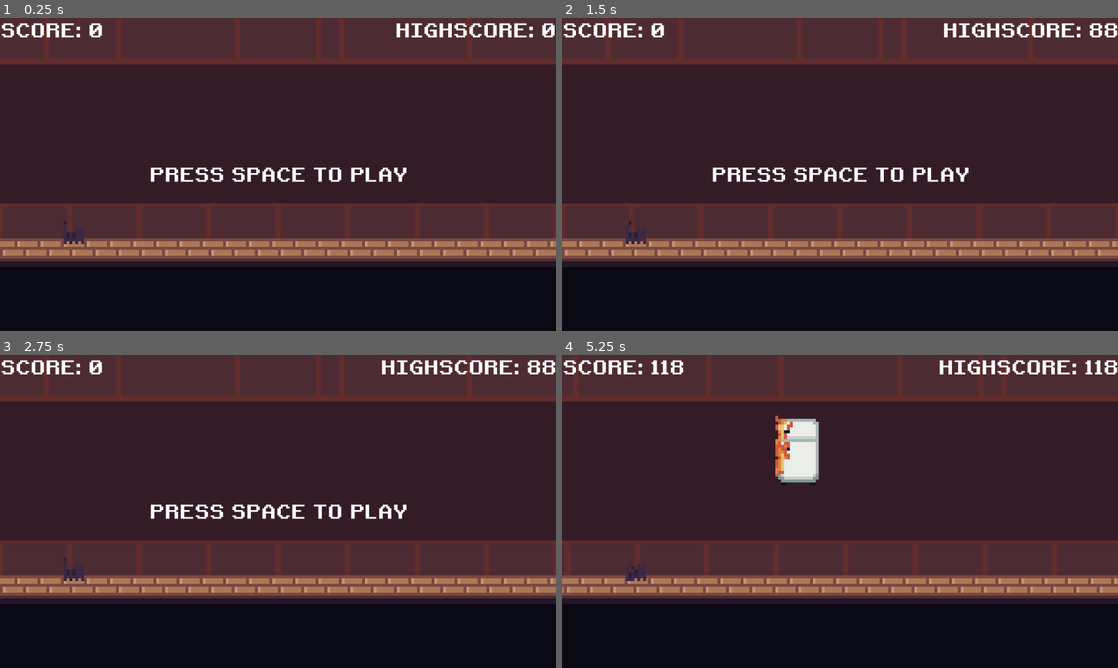
Above: before the commit, frames 1-4 (two rows, left to right).
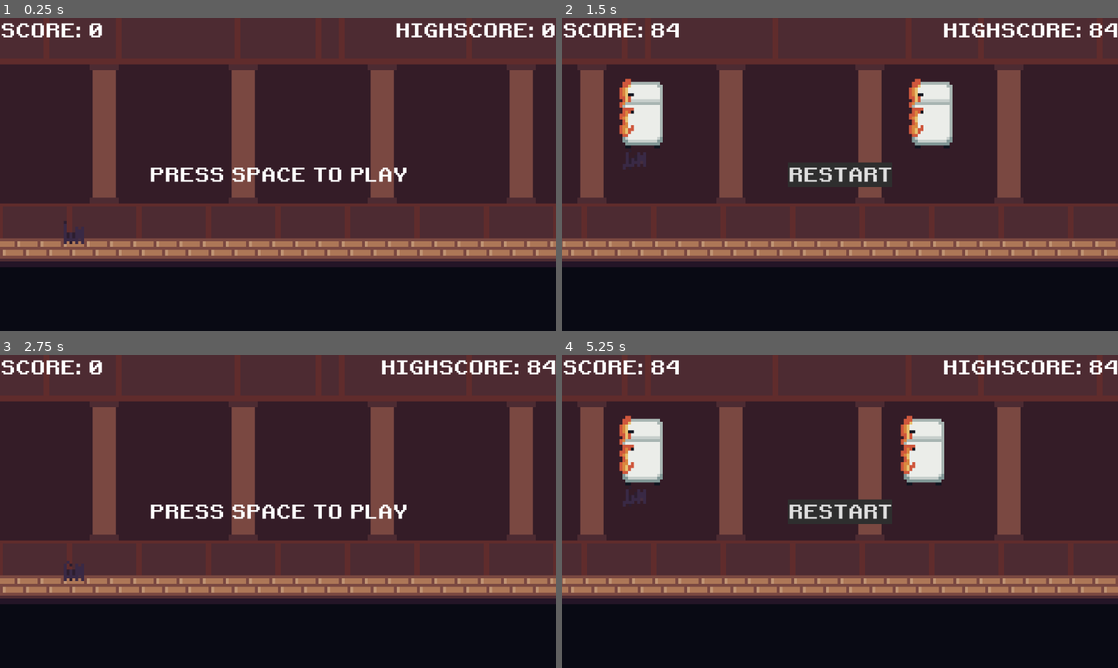
Above: after the commit, the same moments.

Repository: kurushimee/run-for-it
Game: Godot game, scene res://scenes/main.tscn
The game is run twice, just before and just after one commit, with the same random seed, the same clock (stepped at 60 frames per second) and the same inputs.
Inputs (mouse positions are in pixels of both pictures, inside the frame that each line leads up to):
- Up to frame 1 (0.25 s): no input
- Up to frame 2 (1.5 s): tap Space (jump) at 0.5, 0.77 s; click (840, 174) at 1.25 s, where only the run before the commit has a clickable "RESTART"
- Up to frame 3 (2.75 s): click (278, 511) at 2 s, where only the run after the commit has a clickable "RESTART"
- Up to frame 4 (5.25 s): tap Space (jump) at 2.75, 3.02, 4.25 s; click (840, 511) at 3.5 s, where only the run before the commit has a clickable "RESTART"

The runs differ from the first frame. In frame 1, 7.5% of the frame differs, in the area x 16-97%, y 14-60%; in frame 2, 14%; in frame 3, 7.5%; in frame 4, 15%, in the area x 0-100%, y 1-76%.

Commit message:
Add more background

Diff:
--- a/scenes/background.tscn
+++ b/scenes/background.tscn
@@ -1,8 +1,9 @@
-[gd_scene load_steps=4 format=3 uid="uid://ce4x3xa1n7wsx"]
+[gd_scene load_steps=5 format=3 uid="uid://ce4x3xa1n7wsx"]
 
 [ext_resource type="Texture2D" uid="uid://wi118gb1rfr3" path="res://assets/sprites/background/background.png" id="1_nu3sb"]
 [ext_resource type="Texture2D" uid="uid://ds78cdufiimwh" path="res://assets/sprites/background/layer2.png" id="2_w074x"]
 [ext_resource type="Texture2D" uid="uid://bfcu4ab1ctwqu" path="res://assets/sprites/background/layer1.png" id="3_yybvs"]
+[ext_resource type="Texture2D" uid="uid://cfsu5f1h46fs4" path="res://assets/sprites/background/layer3.png" id="4_dhr2g"]
 
 [node name="Background" type="ParallaxBackground"]
 
@@ -20,11 +21,16 @@
 texture = ExtResource("3_yybvs")
 centered = false
 
+[node name="Sprite2D2" type="Sprite2D" parent="ParallaxLayer"]
+scale = Vector2(6, 6)
+texture = ExtResource("2_w074x")
+centered = false
+
 [node name="ParallaxLayer2" type="ParallaxLayer" parent="."]
-motion_scale = Vector2(0.8, 1)
+motion_scale = Vector2(0.5, 1)
 motion_mirroring = Vector2(1152, 0)
 
 [node name="Sprite2D" type="Sprite2D" parent="ParallaxLayer2"]
 scale = Vector2(6, 6)
-texture = ExtResource("2_w074x")
+texture = ExtResource("4_dhr2g")
 centered = false
--- a/scripts/main.gd
+++ b/scripts/main.gd
@@ -14,8 +14,8 @@
 
 # Player moving speed
 var speed: float
-const START_SPEED := 12.0
-const MAX_SPEED := 20.0
+const START_SPEED := 10.0
+const MAX_SPEED := 25.0
 const PROSTO_SPEED := 100
 const SPEED_MODIFIER := 5000
 
@@ -127,7 +127,7 @@
 		var obstacle_scale: Vector2i = obstacle.get_node("Sprite2D").scale
 		# Calculate the position accordingly
 		var obstacle_x: int = (
-			screen_size.x + $Player.position.x + (i * 100) + (speed / MAX_SPEED) * 100
+			screen_size.x + $Player.position.x + (i * 100) + (speed / MAX_SPEED) * 150
 		)
 		var obstacle_y: int = (
 			screen_size.y
Binary file added: assets/sprites/background/layer3.png
Not shown, added: assets/sprites/background/layer3.png.import
